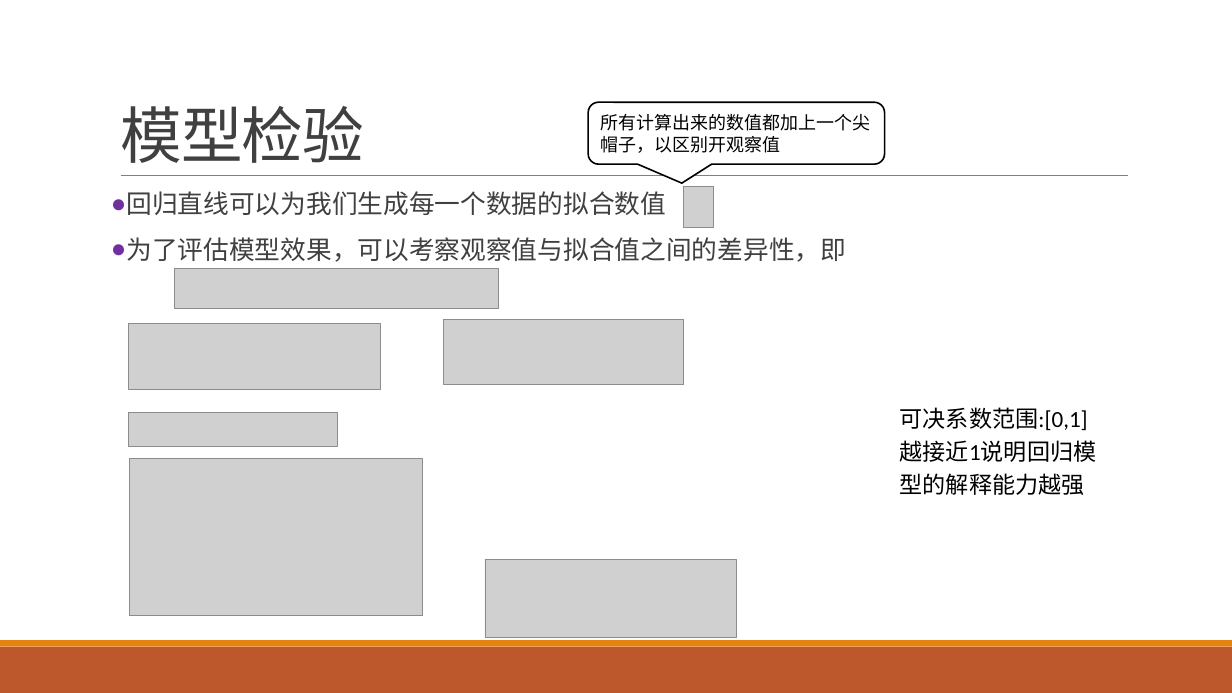
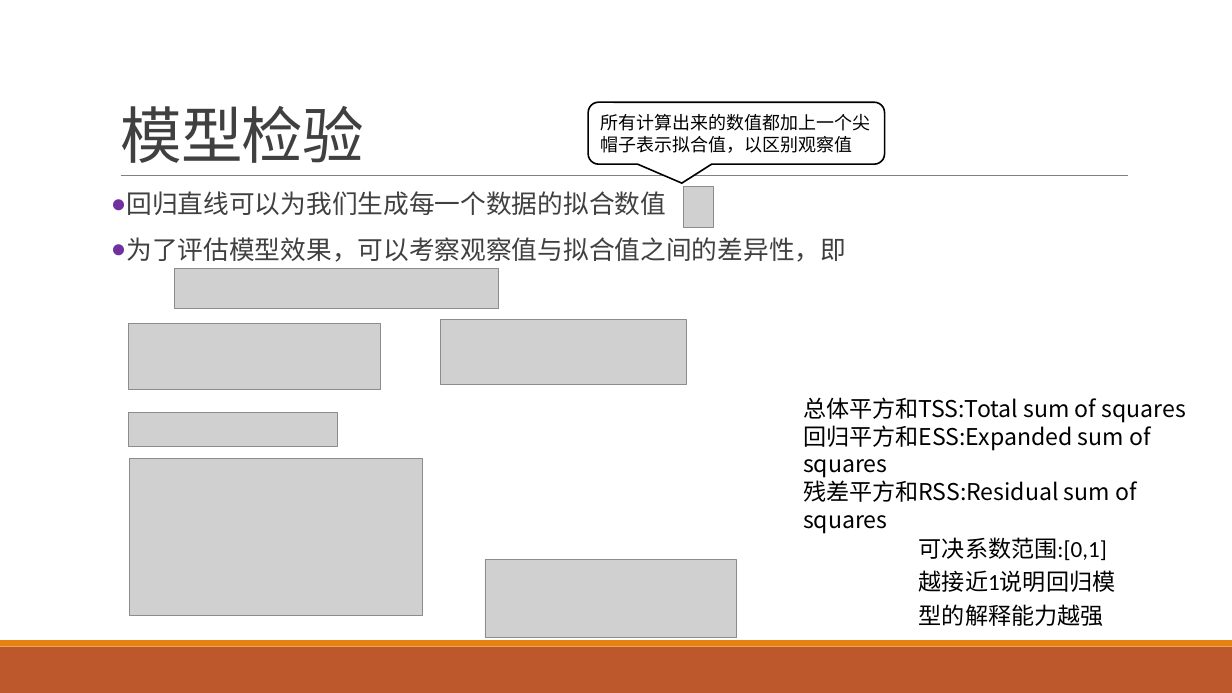
Before and after one commit to exoplanetX/DataAnalytics, a slide deck: slide 9 of 数据分析-7-预测.pptx. Drawn at 1232x693 pixels with LibreOffice and Linux fonts; fonts in the diff are those of the drawing; grey boxes stand for pictures. Boxes give left, top, right and bottom in pixels: in the first picture for what was removed or moved away, otherwise in the second. Text is boxed around its words. In the diff, an @@ line names an element or a change of style, - is before the commit and + after.

Commit message:
添加缩写解释
..

```diff
--- a/数据分析-7-预测.pptx
+++ b/数据分析-7-预测.pptx
@@ text in rounded speech box at [600,114,870,153]: text changed @@
-所有计算出来的数值都加上一个尖帽子，以区别开观察值
+所有计算出来的数值都加上一个尖帽子表示拟合值，以区别观察值
@@ text added at [803,397,1186,533], 18 pt, text #000000 @@
+总体平方和TSS:Total sum of squares
+回归平方和ESS:Expanded sum of squares
+残差平方和RSS:Residual sum of squares
@@ text "可决系数范围:[0,1]": place and size @@
-text "可决系数范围:[0,1]" at [900,407,1097,462]
+text "可决系数范围:[0,1]" at [919,537,1116,592]
```
Also in this commit, not shown: 3 other slides changed.
